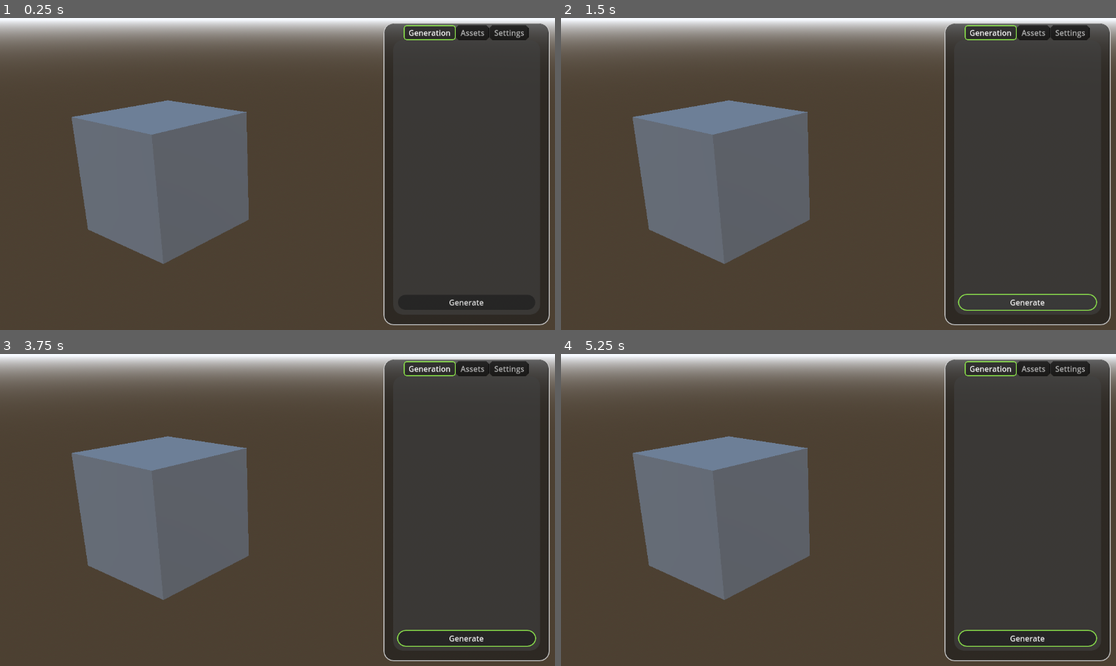
Above: before the commit, frames 1-4 (two rows, left to right).
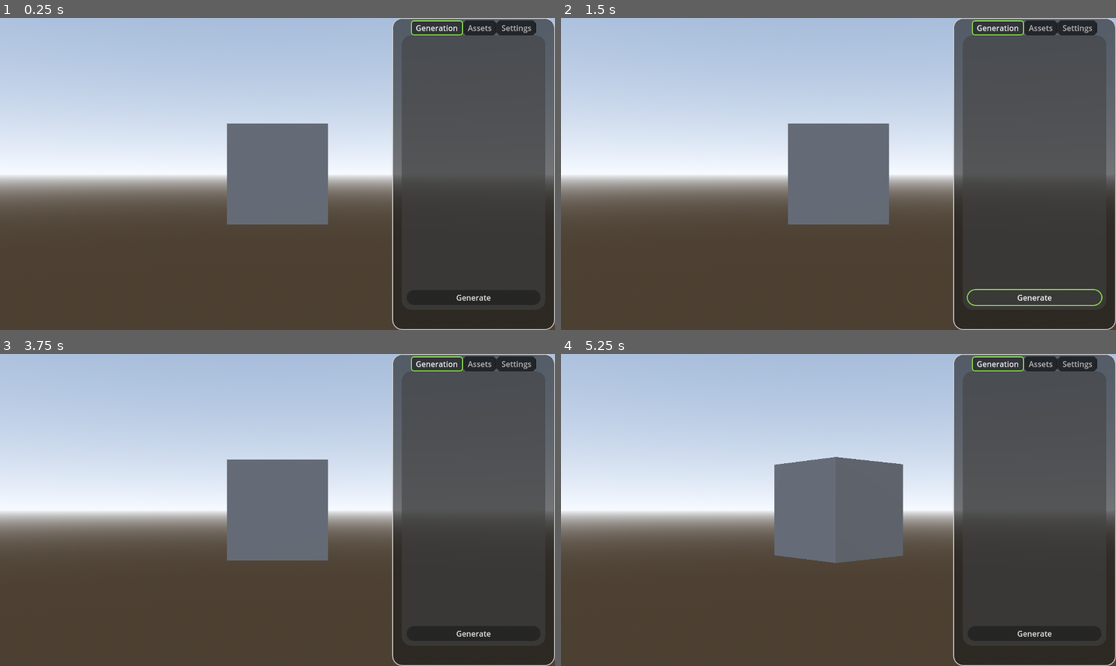
Above: after the commit, the same moments.

Repository: DEV742/WFC-3D-Tool
Game: Godot game, scene res://main_window.tscn
Two runs of this game, one before a commit and one after it. Both use one fixed random seed, a clock stepped at 60 frames per second and the inputs below.
Inputs (mouse positions are in pixels of both pictures, inside the frame that each line leads up to):
- Up to frame 1 (0.25 s): no input
- Up to frame 2 (1.5 s): click "Generate" at 0.5 s; click "Generate" at 1.25 s
- Up to frame 3 (3.75 s): click "Generate" at 2 s; tap Enter at 2.75 s; move the mouse to (399, 494) at 2.77 s; press the mouse at (399, 494) at 2.78 s; tap Space at 3.5 s; move the mouse to (166, 525) at 3.52 s; release the mouse at (166, 525) at 3.53 s; click (166, 525) at 3.6 s
- Up to frame 4 (5.25 s): tap Enter at 4.25 s; move the mouse to (894, 441) at 4.27 s; press the mouse at (894, 441) at 4.28 s; tap Space at 5 s; move the mouse to (810, 572) at 5.02 s; release the mouse at (810, 572) at 5.03 s; click (810, 572) at 5.1 s

The runs differ from the first frame. In frame 1, 61% of the frame differs, in the area x 0-100%, y 0-100%; in frame 2, 61%; in frame 3, 61%; in frame 4, 61%.
Error after the commit: Invalid type in utility function "lerp()". Cannot convert argument 2 from int to float. (res://Camera.gd:27)

Commit message:
Camera mouse drag rotation implemented

Diff:
--- /dev/null
+++ b/CamClipper.gd
@@ -0,0 +1,11 @@
+extends Node3D
+
+
+@onready var cam_col = $v/camcollider
+@onready var camera = $v/Camera
+
+func _process(delta):
+	if cam_col.is_colliding():
+		camera.global_transform.origin = lerp(camera.global_transform.origin, cam_col.get_collision_point(), 0.2)
+	else:
+		camera.global_transform.origin = $v/camorigin.global_transform.origin
--- /dev/null
+++ b/Camera.gd
@@ -0,0 +1,27 @@
+extends Node3D
+
+var camera_rotation_h = 0.0
+var camera_rotation_v = 0.0
+
+var cam_vertical_max = 75
+var cam_vertical_min = -55
+
+var sensitivity_h = 0.3
+var sensitivity_v = 0.3
+
+var acceleration_h = 10.0
+var acceleration_v = 10.0
+
+#func _ready():
+	#$h/v/Camera.add_exception(get_parent()) -- To be implemented
+
+func _input(event):
+	if event is InputEventMouseMotion and Input.is_action_pressed("Left_Mouse"):
+		camera_rotation_h += -event.relative.x * sensitivity_h
+		camera_rotation_v += -event.relative.y * sensitivity_v
+
+func _physics_process(delta):
+	camera_rotation_v = clamp(camera_rotation_v, cam_vertical_min, cam_vertical_max)
+
+	$h.rotation_degrees.y = lerp($h.rotation_degrees.y, camera_rotation_h, delta * acceleration_h)
+	$h/v.rotation_degrees.x = lerp($h/v.rotation_degrees.x, camera_rotation_v, delta * acceleration_v)
--- a/main_window.tscn
+++ b/main_window.tscn
@@ -11,6 +11,8 @@
 anchor_bottom = 1.0
 grow_horizontal = 2
 grow_vertical = 2
+mouse_filter = 0
+mouse_default_cursor_shape = 6
 
 [node name="SubViewport" parent="SubViewportContainer" instance=ExtResource("2_bljjp")]
 handle_input_locally = false
@@ -18,3 +20,4 @@
 render_target_update_mode = 4
 
 [node name="Control" parent="." instance=ExtResource("1_1s7fh")]
+mouse_filter = 1
--- a/menu.tscn
+++ b/menu.tscn
@@ -13,20 +13,16 @@
 anchors_preset = 15
 anchor_right = 1.0
 anchor_bottom = 1.0
+offset_left = 814.0
 grow_horizontal = 2
 grow_vertical = 2
 
 [node name="MarginContainer" type="MarginContainer" parent="."]
 layout_mode = 1
-anchors_preset = -1
-anchor_left = 0.7
+anchors_preset = 15
 anchor_right = 1.0
 anchor_bottom = 1.0
-offset_left = -10.0
-offset_top = 10.0
-offset_right = -10.0
-offset_bottom = -10.0
-grow_horizontal = 0
+grow_horizontal = 2
 grow_vertical = 2
 
 [node name="Panel" type="Panel" parent="MarginContainer"]
--- a/project.godot
+++ b/project.godot
@@ -15,6 +15,19 @@
 config/features=PackedStringArray("4.1", "GL Compatibility")
 config/icon="res://icon.svg"
 
+[display]
+
+window/size/initial_position_type=0
+window/size/resizable=false
+
+[input]
+
+Left_Mouse={
+"deadzone": 0.5,
+"events": [Object(InputEventMouseButton,"resource_local_to_scene":false,"resource_name":"","device":-1,"window_id":0,"alt_pressed":false,"shift_pressed":false,"ctrl_pressed":false,"meta_pressed":false,"button_mask":0,"position":Vector2(0, 0),"global_position":Vector2(0, 0),"factor":1.0,"button_index":1,"canceled":false,"pressed":false,"double_click":false,"script":null)
+]
+}
+
 [rendering]
 
 renderer/rendering_method="gl_compatibility"
--- a/render.tscn
+++ b/render.tscn
@@ -1,4 +1,9 @@
-[gd_scene load_steps=5 format=3 uid="uid://4w7aek11bxbq"]
+[gd_scene load_steps=7 format=3 uid="uid://4w7aek11bxbq"]
+
+[ext_resource type="Script" path="res://CamClipper.gd" id="1_cb2cd"]
+[ext_resource type="Script" path="res://Camera.gd" id="1_ntds5"]
+
+[sub_resource type="BoxMesh" id="BoxMesh_1qy0v"]
 
 [sub_resource type="ProceduralSkyMaterial" id="ProceduralSkyMaterial_a52on"]
 sky_top_color = Color(0.384314, 0.454902, 0.54902, 1)
@@ -12,18 +17,32 @@
 sky = SubResource("Sky_pwpmh")
 fog_enabled = true
 
-[sub_resource type="BoxMesh" id="BoxMesh_1qy0v"]
-
 [node name="SubViewport" type="SubViewport"]
 size = Vector2i(1920, 1080)
 
-[node name="Camera3D" type="Camera3D" parent="."]
-transform = Transform3D(0.803275, -0.191206, 0.564083, 0, 0.94707, 0.321026, -0.595608, -0.257872, 0.760758, 2.9957, 1.24395, 2.42291)
+[node name="ModelContainer" type="Node3D" parent="."]
+
+[node name="MeshInstance3D" type="MeshInstance3D" parent="ModelContainer"]
+mesh = SubResource("BoxMesh_1qy0v")
+
+[node name="Camroot" type="Node3D" parent="."]
+script = ExtResource("1_ntds5")
+
+[node name="h" type="Node3D" parent="Camroot"]
+script = ExtResource("1_cb2cd")
+
+[node name="v" type="Node3D" parent="Camroot/h"]
+
+[node name="Camera" type="Camera3D" parent="Camroot/h/v"]
+transform = Transform3D(1, 0, 0, 0, 1, 0, 0, 0, 1, 0, 0, 5)
 environment = SubResource("Environment_tjywt")
 current = true
 fov = 37.8493
 
-[node name="Node3D" type="Node3D" parent="."]
+[node name="camcollider" type="RayCast3D" parent="Camroot/h/v"]
+target_position = Vector3(0, 0, 5)
+debug_shape_custom_color = Color(0.258824, 0.25098, 0.886275, 1)
+debug_shape_thickness = 5
 
-[node name="MeshInstance3D" type="MeshInstance3D" parent="Node3D"]
-mesh = SubResource("BoxMesh_1qy0v")
+[node name="camorigin" type="Node3D" parent="Camroot/h/v"]
+transform = Transform3D(1, 0, 0, 0, 1, 0, 0, 0, 1, 0, 0, 5)
